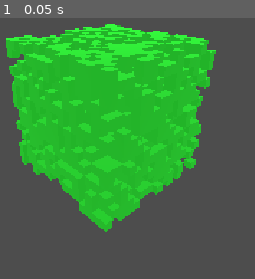
Above: before the commit, frame 1.
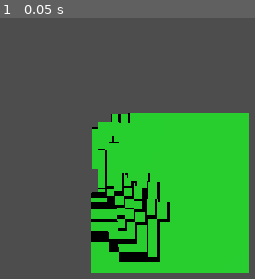
Above: after the commit, the same moment.

Repository: molnara/VoxelSandbox
Game: Godot game, scene res://world.tscn
The game is run twice, just before and just after one commit, with the same random seed, the same clock (stepped at 60 frames per second) and the same inputs.
Inputs:
- Up to frame 1 (0.05 s): no input

The runs differ from the first frame. In frame 1, 61% of the frame differs, in the area x 2-98%, y 2-98%.

Commit message:
Changed to FastNoiseLite generator

Diff:
--- a/world.gd
+++ b/world.gd
@@ -1,15 +1,16 @@
 extends Node3D
 
 @export var world_size: Vector3 = Vector3(16, 16, 16)
+@export_range(-1, 1) var cut_off: float = 0.5
 @onready var default_cube: CSGBox3D = $DefaultCube
 
 func _ready() -> void:
-	var random_generator = RandomNumberGenerator.new()
+	var random_generator = FastNoiseLite.new()
 	for x in range(world_size.x):
 		for z in range(world_size.z):
 			for y in range(world_size.y):
-				var random = random_generator.randf()
-				if random > 0.5:
+				var random = random_generator.get_noise_3d(x, y, z)
+				if random > cut_off:
 					var new_cube = default_cube.duplicate()
 					new_cube.position = Vector3(x, y, z)
 					add_child(new_cube)
--- a/world.tscn
+++ b/world.tscn
@@ -7,12 +7,13 @@
 
 [node name="World" type="Node3D" unique_id=756835798]
 script = ExtResource("1_f3sb7")
+cut_off = 0.04400000000000004
 
 [node name="DefaultCube" type="CSGBox3D" parent="." unique_id=1696944020]
 material = SubResource("StandardMaterial3D_giaiw")
 
 [node name="Camera3D" type="Camera3D" parent="." unique_id=1049762147]
-transform = Transform3D(0.6714792, -0.32814986, 0.6644046, 0, 0.896604, 0.4428333, -0.7410235, -0.29735336, 0.6020509, 30, 21.896935, 30)
+transform = Transform3D(1, 0, 0, 0, -4.371139e-08, 1, 0, -1, -4.371139e-08, 0, 45, 0)
 
 [node name="DirectionalLight3D" type="DirectionalLight3D" parent="." unique_id=631578937]
 transform = Transform3D(0.14644662, -0.8535533, 0.49999997, 0.49999997, 0.49999997, 0.70710677, -0.8535533, 0.14644662, 0.49999997, 0, 0, 0)
